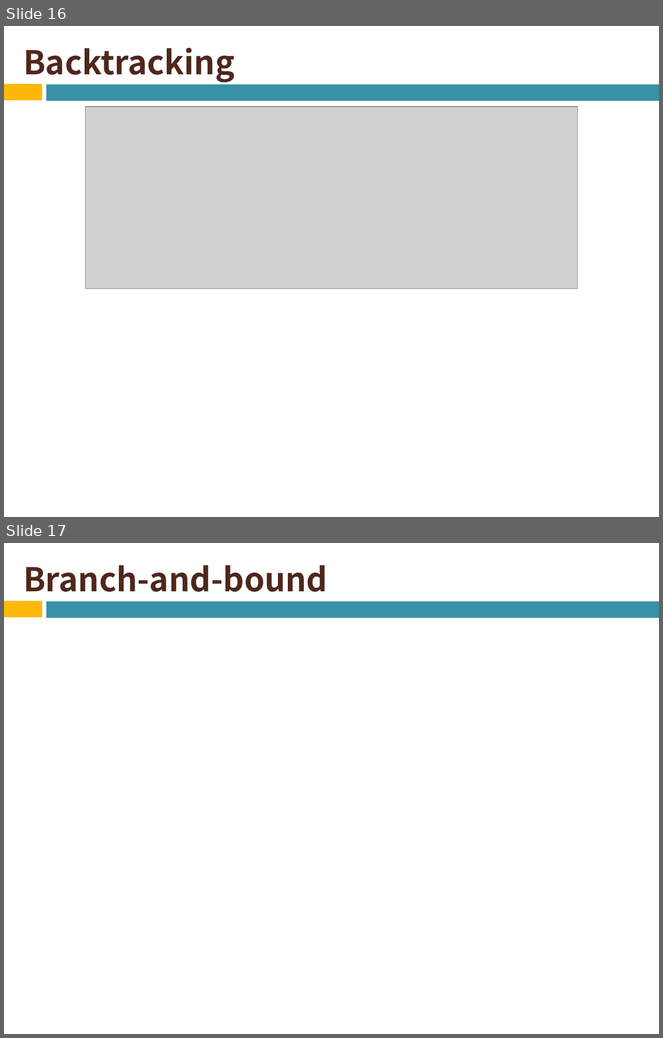
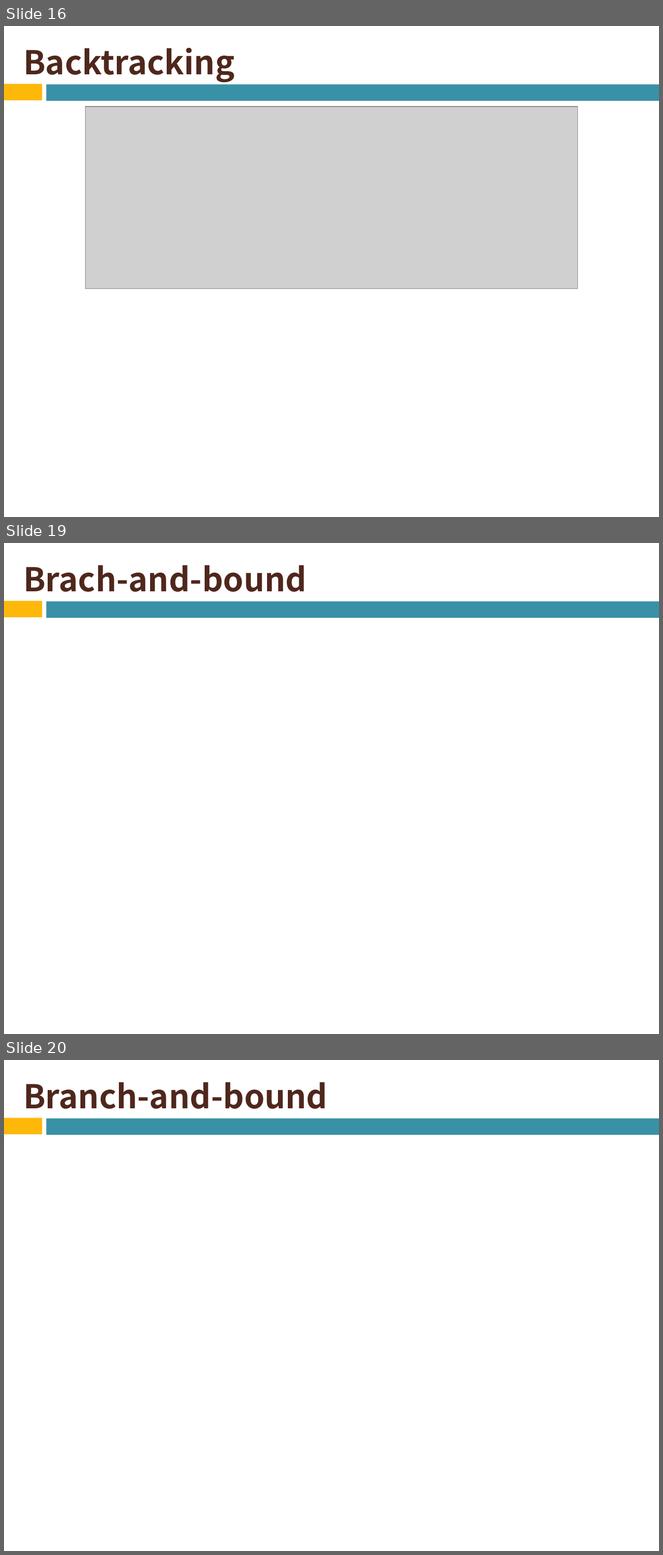
Before and after one commit to naruse-takamasa/seminar, a slide deck: CopingNPCompleteness.pptx. Shown one above the other, each under a label of ours: slides 16 and 17 before the commit, slides 16, 19 and 20 after it; the slides between them are not shown. The pictures are 663x1038 and 663x1555 pixels, drawn with LibreOffice and Linux fonts; fonts in the diff are those of the drawing; grey boxes stand for pictures. Boxes give left, top, right and bottom in pixels: in the first picture for what was removed or moved away, otherwise in the second. Text is boxed around its words. In the diff, an @@ line names an element or a change of style, - is before the commit and + after.

```diff
--- a/CopingNPCompleteness.pptx
+++ b/CopingNPCompleteness.pptx
@@ slide 19 added at [4,543,659,1034], background #FFFFFF; not listed: 2 template elements that a slide beside it also shows @@
@@ title added at [23,565,307,592], 36 pt, text #4F271C, bold @@
+Brach-and-bound
@@ what was slide 17 is now slide 20 @@
```
Also in this commit, not shown: 7 other slides added, 3 other files.
